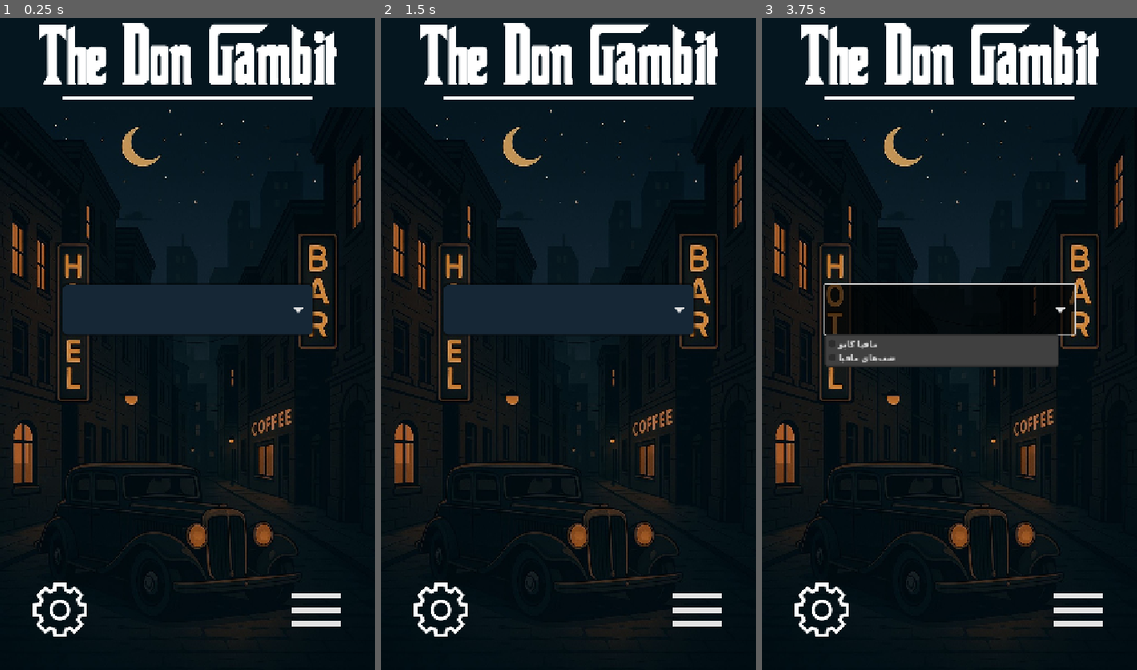
Above: before the commit, frames 1-3 (left to right).
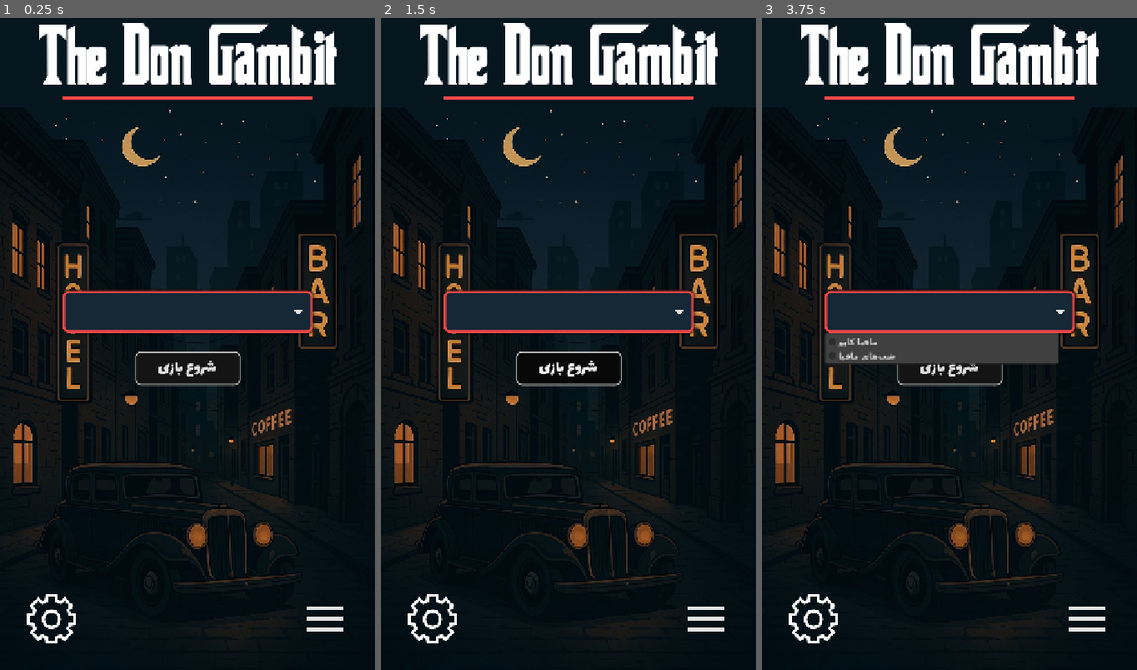
Above: after the commit, the same moments.

Repository: Dorjiam/Mafia-Capo
Game: Godot game, scene res://Main Screen/main_screen.tscn
Two runs of this game, one before a commit and one after it. Both use one fixed random seed, a clock stepped at 60 frames per second and the inputs below.
Inputs (mouse positions are in pixels of both pictures, inside the frame that each line leads up to; where the layout moved, square brackets give the same spot in the first picture):
- Up to frame 1 (0.25 s): no input
- Up to frame 2 (1.5 s): click (568, 370) at 0.5 s, where only the run after the commit has a clickable "شروع بازی"; click (568, 370) at 1.25 s, where only the run after the commit has a clickable "شروع بازی"
- Up to frame 3 (3.75 s): click (949, 370) at 2 s, where only the run after the commit has a clickable "شروع بازی"; click (1084, 617) [1077, 611] at 2.75 s; click (949, 311) at 3.5 s

The runs differ from the first frame. In frame 1, 3.0% of the frame differs, in the area x 7-92%, y 12-96%; in frame 2, 3.3%; in frame 3, 7.0%.

Commit message:
Main Screen Polished

Diff:
--- a/Assets/Graphics/Icon/settings.svg
+++ b/Assets/Graphics/Icon/settings.svg
@@ -1,11 +1,11 @@
 <!DOCTYPE svg PUBLIC "-//W3C//DTD SVG 1.1//EN" "http://www.w3.org/Graphics/SVG/1.1/DTD/svg11.dtd">
 
 <!-- Uploaded to: SVG Repo, www.svgrepo.com, Transformed by: SVG Repo Mixer Tools -->
-<svg fill="#ffffff" height="100px" width="100px" version="1.1" id="Layer_1" xmlns="http://www.w3.org/2000/svg" xmlns:xlink="http://www.w3.org/1999/xlink" viewBox="-56.32 -56.32 624.64 624.64" xml:space="preserve" stroke="#ffffff" stroke-width="0.00512">
+<svg fill="#ffffff" height="96px" width="96px" version="1.1" id="Layer_1" xmlns="http://www.w3.org/2000/svg" xmlns:xlink="http://www.w3.org/1999/xlink" viewBox="0 0 512 512" xml:space="preserve">
 
 <g id="SVGRepo_bgCarrier" stroke-width="0"/>
 
-<g id="SVGRepo_tracerCarrier" stroke-linecap="round" stroke-linejoin="round" stroke="#CCCCCC" stroke-width="1.024"/>
+<g id="SVGRepo_tracerCarrier" stroke-linecap="round" stroke-linejoin="round"/>
 
 <g id="SVGRepo_iconCarrier"> <g> <g> <path d="M483.184,190.536l-28.04-2.808c-2.84-8.272-6.2-16.368-10.072-24.248l17.888 …(1919 unchanged characters)…
 
--- a/Main Screen/main_screen.tscn
+++ b/Main Screen/main_screen.tscn
@@ -1,19 +1,56 @@
-[gd_scene load_steps=8 format=3 uid="uid://bsssjhvw0swf4"]
+[gd_scene load_steps=12 format=3 uid="uid://bsssjhvw0swf4"]
 
 [ext_resource type="Texture2D" uid="uid://j4belp8ri57s" path="res://Assets/Graphics/Icon/bg.jpg" id="1_eqjvh"]
 [ext_resource type="FontFile" uid="uid://c8phmhskv8svv" path="res://Assets/Fonts/god-father.ttf" id="1_rivqm"]
 [ext_resource type="Texture2D" uid="uid://dj5blgr01sfls" path="res://Assets/Graphics/Icon/menu.svg" id="2_itkxq"]
+[ext_resource type="FontFile" uid="uid://bfltwyqdbu556" path="res://Assets/Fonts/lalezar.ttf" id="3_6pika"]
 [ext_resource type="Texture2D" uid="uid://bsjy7l4d4ygoo" path="res://Assets/Graphics/Icon/settings.svg" id="3_eqjvh"]
-[ext_resource type="FontFile" uid="uid://c8o0nihrynot1" path="res://Assets/Fonts/vazir.ttf" id="3_qerot"]
 [ext_resource type="Texture2D" uid="uid://di76gdjm5wpyk" path="res://Assets/Graphics/Icon/arrow.svg" id="4_6pika"]
+[ext_resource type="StyleBox" uid="uid://bl7oi4hijsxyo" path="res://Main Screen/theme.tres" id="4_li0c1"]
 
 [sub_resource type="StyleBoxFlat" id="StyleBoxFlat_li0c1"]
-bg_color = Color(0.0861, 0.15218, 0.21, 1)
+bg_color = Color(0.0313726, 0.0313726, 0.0313726, 1)
+border_width_left = 2
+border_width_top = 2
+border_width_right = 2
+border_width_bottom = 2
 corner_radius_top_left = 10
 corner_radius_top_right = 10
 corner_radius_bottom_right = 10
 corner_radius_bottom_left = 10
-shadow_size = 5
+
+[sub_resource type="StyleBoxFlat" id="StyleBoxFlat_5vb3u"]
+bg_color = Color(0.03, 0.03, 0.03, 1)
+border_width_left = 2
+border_width_top = 2
+border_width_right = 2
+border_width_bottom = 2
+corner_radius_top_left = 10
+corner_radius_top_right = 10
+corner_radius_bottom_right = 10
+corner_radius_bottom_left = 10
+
+[sub_resource type="StyleBoxFlat" id="StyleBoxFlat_84peq"]
+bg_color = Color(0.03, 0.03, 0.03, 1)
+border_width_left = 2
+border_width_top = 2
+border_width_right = 2
+border_width_bottom = 2
+corner_radius_top_left = 10
+corner_radius_top_right = 10
+corner_radius_bottom_right = 10
+corner_radius_bottom_left = 10
+
+[sub_resource type="StyleBoxFlat" id="StyleBoxFlat_6pika"]
+bg_color = Color(0.08, 0.08, 0.08, 1)
+border_width_left = 2
+border_width_top = 2
+border_width_right = 2
+border_width_bottom = 2
+corner_radius_top_left = 10
+corner_radius_top_right = 10
+corner_radius_bottom_right = 10
+corner_radius_bottom_left = 10
 
 [node name="Main Screen" type="Control"]
 layout_mode = 3
@@ -73,16 +110,23 @@
 offset_top = 180.0
 offset_right = 600.0
 offset_bottom = 185.0
+color = Color(0.988235, 0.286275, 0.286275, 1)
 
 [node name="OptionButton" type="OptionButton" parent="."]
 layout_mode = 1
 offset_left = 120.0
-offset_top = 540.0
+offset_top = 552.0
 offset_right = 600.0
-offset_bottom = 636.0
-theme_override_fonts/font = ExtResource("3_qerot")
-theme_override_styles/normal = SubResource("StyleBoxFlat_li0c1")
+offset_bottom = 632.0
+theme_override_fonts/font = ExtResource("3_6pika")
+theme_override_font_sizes/font_size = 32
+theme_override_styles/focus = ExtResource("4_li0c1")
+theme_override_styles/hover_pressed = ExtResource("4_li0c1")
+theme_override_styles/hover = ExtResource("4_li0c1")
+theme_override_styles/pressed = ExtResource("4_li0c1")
+theme_override_styles/normal = ExtResource("4_li0c1")
 theme_override_icons/arrow = ExtResource("4_6pika")
+alignment = 1
 allow_reselect = true
 item_count = 2
 popup/item_0/text = "مافیا کاپو"
@@ -91,18 +135,41 @@
 popup/item_1/id = 1
 
 [node name="Menu" type="TextureButton" parent="."]
-offset_left = 542.0
-offset_top = 1100.0
+layout_mode = 0
+offset_left = 574.0
+offset_top = 1134.0
 offset_right = 670.0
-offset_bottom = 1228.0
+offset_bottom = 1230.0
 texture_normal = ExtResource("2_itkxq")
 stretch_mode = 6
 
 [node name="Settings" type="TextureButton" parent="."]
 layout_mode = 2
 offset_left = 50.0
-offset_top = 1100.0
-offset_right = 178.0
-offset_bottom = 1228.0
+offset_top = 1134.0
+offset_right = 146.0
+offset_bottom = 1230.0
 texture_normal = ExtResource("3_eqjvh")
 stretch_mode = 4
+
+[node name="Start" type="Button" parent="."]
+layout_mode = 1
+anchors_preset = 8
+anchor_left = 0.5
+anchor_top = 0.5
+anchor_right = 0.5
+anchor_bottom = 0.5
+offset_left = -101.0
+offset_top = 28.0
+offset_right = 101.0
+offset_bottom = 93.0
+grow_horizontal = 2
+grow_vertical = 2
+theme_override_fonts/font = ExtResource("3_6pika")
+theme_override_font_sizes/font_size = 32
+theme_override_styles/focus = SubResource("StyleBoxFlat_li0c1")
+theme_override_styles/hover_pressed = SubResource("StyleBoxFlat_5vb3u")
+theme_override_styles/hover = SubResource("StyleBoxFlat_84peq")
+theme_override_styles/pressed = SubResource("StyleBoxFlat_6pika")
+theme_override_styles/normal = SubResource("StyleBoxFlat_6pika")
+text = "شروع بازی"
--- /dev/null
+++ b/Main Screen/theme.tres
@@ -0,0 +1,14 @@
+[gd_resource type="StyleBoxFlat" format=3 uid="uid://bl7oi4hijsxyo"]
+
+[resource]
+bg_color = Color(0.0861, 0.15218, 0.21, 1)
+border_width_left = 4
+border_width_top = 4
+border_width_right = 4
+border_width_bottom = 4
+border_color = Color(0.99, 0.2871, 0.2871, 1)
+corner_radius_top_left = 10
+corner_radius_top_right = 10
+corner_radius_bottom_right = 10
+corner_radius_bottom_left = 10
+shadow_size = 5
--- a/project.godot
+++ b/project.godot
@@ -19,8 +19,8 @@
 
 window/size/viewport_width=720
 window/size/viewport_height=1280
-window/size/window_width_override=1280
-window/size/window_height_override=720
+window/size/window_width_override=450
+window/size/window_height_override=800
 window/stretch/mode="canvas_items"
 window/handheld/orientation=1
 
Binary file added: Assets/Fonts/lalezar.ttf
Not shown, added: Assets/Fonts/lalezar.ttf.import
